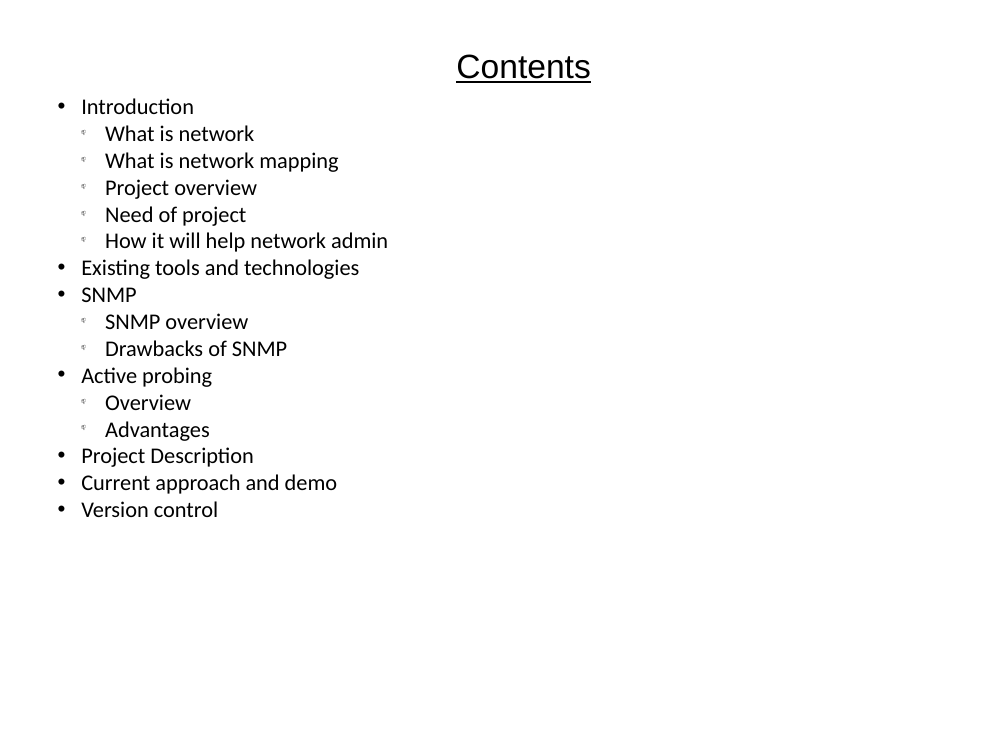
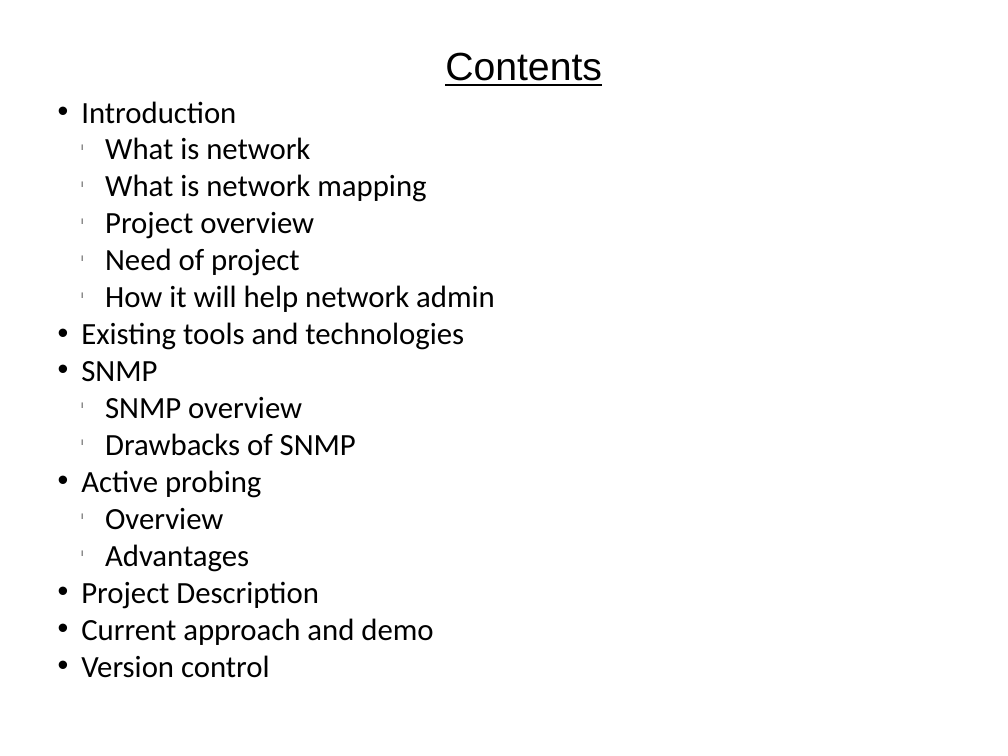
Before and after one commit to sourabh14/network-mapper, a slide deck: slide 2 of docs/project-presentation.pptx. Drawn at 1008x756 pixels with LibreOffice and Linux fonts; fonts in the diff are those of the drawing. Boxes give left, top, right and bottom in pixels: in the first picture for what was removed or moved away, otherwise in the second. Text is boxed around its words. In the diff, an @@ line names an element or a change of style, - is before the commit and + after.

```diff
--- a/docs/project-presentation.pptx
+++ b/docs/project-presentation.pptx
@@ text "Contents" at [445, 52, 602, 86]: size 24 to 28 pt @@
@@ text "Introduction" at [81, 101, 495, 678]: size 16 to 22 pt; bullet 📫 to l @@
```
Also in this commit, not shown: 5 other slides changed, 2 slides added, 1 other file.
